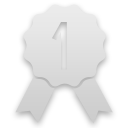
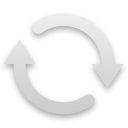
Layered file, before and after one edit (128×128). Changes by layer:
added layer "Слой 1" above "medal" over [3, 13, 124, 115]
hid "medal" over [15, 4, 113, 124]
